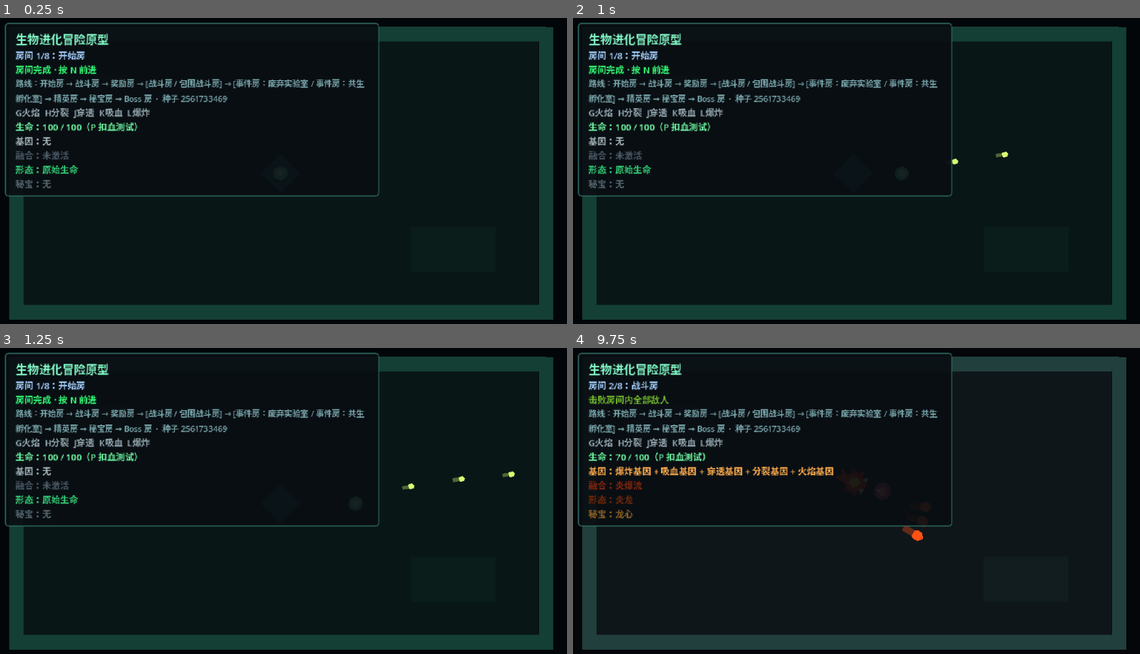
Above: before the commit, frames 1-4 (two rows, left to right).
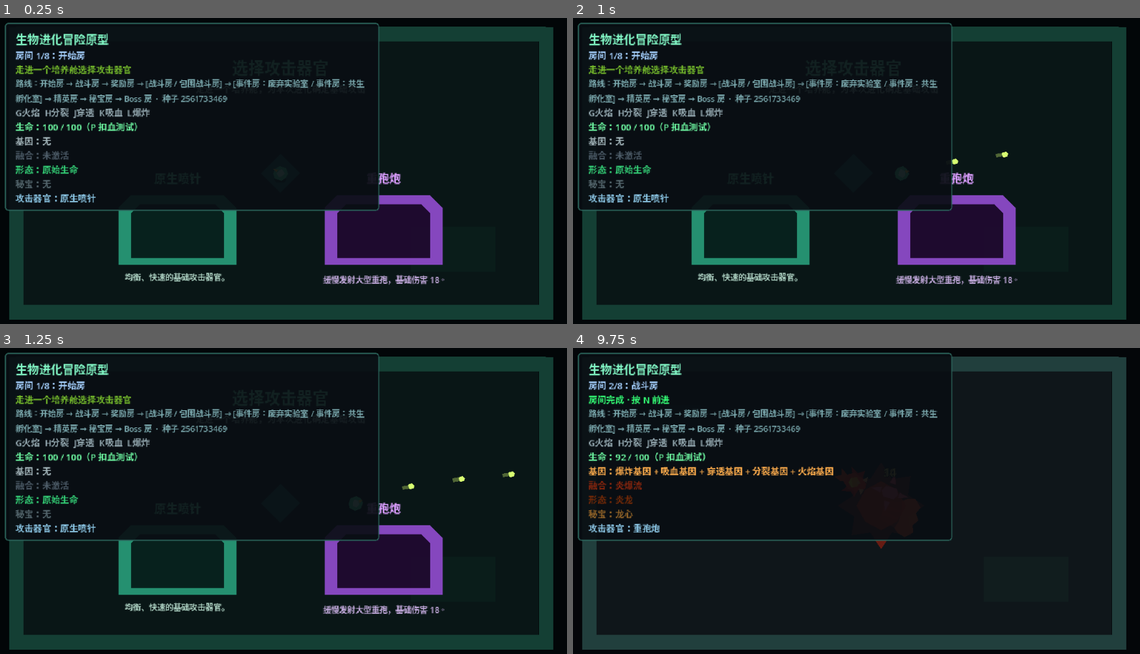
Above: after the commit, the same moments.

Repository: LIJUNCAN1/-Roguelike
Game: Godot game, scene res://scenes/main/main.tscn
Same seed, same stepped clock (60 frames per second), same inputs: the game is played once before the commit and once after it.
Inputs (mouse positions are in pixels of both pictures, inside the frame that each line leads up to):
- Up to frame 1 (0.25 s): no input
- Up to frame 2 (1 s): tap Enter at 0.5 s; move the mouse to (981, 155) at 0.52 s; press the mouse at (981, 155) at 0.53 s; hold D (move_right) from 0.53 s (still down)
- Up to frame 3 (1.25 s): keep holding D (move_right)
- Up to frame 4 (9.75 s): move the mouse to (737, 519) at 1.27 s; release D (move_right) at 1.28 s; release the mouse at (737, 519) at 1.28 s; hold S (move_down) 1.28-2.03 s; tap P (damage_test_player) at 1.35 s; move the mouse to (913, 433) at 2.02 s; hold D (move_right) 2.03-2.78 s; hold N (next_room) 2.03-2.78 s; move the mouse to (822, 568) at 2.77 s; hold W (move_up) 2.78-3.53 s; tap 1 (reward_choice_1) at 2.85 s; move the mouse to (1026, 549) at 3.52 s; hold 2 (reward_choice_2) 3.53-4.28 s; hold A (move_left) 3.53-5.03 s; tap R (restart_run) at 4.15, 8, 8.75 s; move the mouse to (680, 455) at 4.27 s; tap 3 (reward_choice_3) at 4.35 s; move the mouse to (884, 504) at 5.02 s; hold S (move_down) 5.03-5.78 s; hold B (toggle_dragon_heart) 5.03-5.78 s; move the mouse to (765, 421) at 5.77 s; hold D (move_right) 5.78-6.53 s; tap L (toggle_explosion_gene) at 5.85 s; move the mouse to (981, 485) at 6.52 s; hold W (move_up) 6.53-7.28 s; hold K (toggle_lifesteal_gene) 6.53-7.28 s; move the mouse to (737, 519) at 7.27 s; hold D (move_right) 7.28-8.03 s; tap J (toggle_piercing_gene) at 7.35 s; move the mouse to (913, 433) at 8.02 s; hold S (move_down) 8.03-8.78 s; hold H (toggle_split_gene) 8.03-8.78 s; move the mouse to (822, 568) at 8.77 s; hold A (move_left) 8.78-9.53 s; tap G (toggle_test_gene) at 8.85 s; move the mouse to (1026, 549) at 9.52 s; press the mouse at (1026, 549) at 9.53 s; hold W (move_up) from 9.53 s (still down)

The runs differ from the first frame. In frame 1, 5.2% of the frame differs, in the area x 0-79%, y 15-88%; in frame 2, 5.2%; in frame 3, 5.2%; in frame 4, 1.4%.

Commit message:
feat: add weapon organ selection

Diff:
--- /dev/null
+++ b/data/projectiles/heavy_spore_projectile.tres
@@ -0,0 +1,12 @@
+[gd_resource type="Resource" script_class="ProjectileData" load_steps=2 format=3]
+
+[ext_resource type="Script" path="res://scripts/combat/projectile_data.gd" id="1_data"]
+
+[resource]
+script = ExtResource("1_data")
+speed = 260.0
+lifetime = 1.8
+damage = 18.0
+max_hits = 1
+radius = 5.0
+color = Color(0.72, 0.38, 1, 1)
--- /dev/null
+++ b/data/weapons/heavy_spore_weapon.tres
@@ -0,0 +1,12 @@
+[gd_resource type="Resource" script_class="WeaponData" load_steps=4 format=3]
+
+[ext_resource type="Script" path="res://scripts/combat/weapon_data.gd" id="1_data"]
+[ext_resource type="PackedScene" path="res://scenes/combat/basic_projectile.tscn" id="2_scene"]
+[ext_resource type="Resource" path="res://data/projectiles/heavy_spore_projectile.tres" id="3_projectile"]
+
+[resource]
+script = ExtResource("1_data")
+projectile_scene = ExtResource("2_scene")
+projectile_data = ExtResource("3_projectile")
+fire_cooldown = 0.55
+muzzle_distance = 14.0
--- /dev/null
+++ b/data/weapons/organs/heavy_spore_organ.tres
@@ -0,0 +1,11 @@
+[gd_resource type="Resource" script_class="WeaponOrganData" load_steps=3 format=3]
+
+[ext_resource type="Script" path="res://scripts/weapons/weapon_organ_data.gd" id="1_organ"]
+[ext_resource type="Resource" path="res://data/weapons/heavy_spore_weapon.tres" id="2_weapon"]
+
+[resource]
+script = ExtResource("1_organ")
+id = &"heavy_spore_organ"
+display_name = "重孢炮"
+description = "缓慢发射大型重孢，基础伤害 18。"
+weapon_data = ExtResource("2_weapon")
--- /dev/null
+++ b/data/weapons/organs/needle_organ.tres
@@ -0,0 +1,11 @@
+[gd_resource type="Resource" script_class="WeaponOrganData" load_steps=3 format=3]
+
+[ext_resource type="Script" path="res://scripts/weapons/weapon_organ_data.gd" id="1_organ"]
+[ext_resource type="Resource" path="res://data/weapons/basic_weapon.tres" id="2_weapon"]
+
+[resource]
+script = ExtResource("1_organ")
+id = &"needle_organ"
+display_name = "原生喷针"
+description = "均衡、快速的基础攻击器官。"
+weapon_data = ExtResource("2_weapon")
--- a/scenes/main/main.tscn
+++ b/scenes/main/main.tscn
@@ -14,6 +14,7 @@
 [ext_resource type="Script" path="res://scripts/run/run_flow_controller.gd" id="12_run_flow"]
 [ext_resource type="Script" path="res://scripts/relics/relic_test_harness.gd" id="13_relic_test"]
 [ext_resource type="Resource" path="res://data/relics/dragon_heart.tres" id="14_dragon_heart"]
+[ext_resource type="Script" path="res://scripts/weapons/weapon_status_presenter.gd" id="15_weapon_status"]
 
 [sub_resource type="StyleBoxFlat" id="StyleBoxFlat_panel"]
 bg_color = Color(0.035, 0.055, 0.075, 0.92)
@@ -51,6 +52,11 @@
 relic_manager_path = NodePath("../World/Player/RelicManager")
 status_label_path = NodePath("../Interface/StagePanel/MarginContainer/Labels/RelicStatus")
 
+[node name="WeaponStatusPresenter" type="Node" parent="."]
+script = ExtResource("15_weapon_status")
+weapon_manager_path = NodePath("../World/Player/WeaponOrganManager")
+status_label_path = NodePath("../Interface/StagePanel/MarginContainer/Labels/WeaponStatus")
+
 [node name="World" type="Node2D" parent="."]
 
 [node name="RoomContainer" type="Node2D" parent="World"]
@@ -69,7 +75,7 @@
 offset_left = 12.0
 offset_top = 12.0
 offset_right = 430.0
-offset_bottom = 204.0
+offset_bottom = 220.0
 theme_override_styles/panel = SubResource("StyleBoxFlat_panel")
 
 [node name="MarginContainer" type="MarginContainer" parent="Interface/StagePanel"]
@@ -131,6 +137,11 @@
 theme_override_font_sizes/font_size = 10
 text = "秘宝：无"
 
+[node name="WeaponStatus" type="Label" parent="Interface/StagePanel/MarginContainer/Labels"]
+theme_override_colors/font_color = Color(0.55, 0.78, 0.9, 1)
+theme_override_font_sizes/font_size = 10
+text = "攻击器官：原生喷针"
+
 [node name="RoomManager" type="Node" parent="."]
 script = ExtResource("8_room_manager")
 random_route_data = ExtResource("9_route")
--- a/scenes/player/player.tscn
+++ b/scenes/player/player.tscn
@@ -17,6 +17,8 @@
 [ext_resource type="Resource" path="res://data/evolutions/fire_life.tres" id="15_fire_life"]
 [ext_resource type="Resource" path="res://data/evolutions/fire_dragon.tres" id="16_fire_dragon"]
 [ext_resource type="Script" path="res://scripts/relics/relic_manager.gd" id="17_relic_manager"]
+[ext_resource type="Script" path="res://scripts/weapons/weapon_organ_manager.gd" id="18_weapon_manager"]
+[ext_resource type="Resource" path="res://data/weapons/organs/needle_organ.tres" id="19_default_organ"]
 
 [sub_resource type="CircleShape2D" id="CircleShape2D_player"]
 radius = 7.0
@@ -61,6 +63,11 @@
 weapon_data = ExtResource("5_weapon_data")
 attack_modifier_path = NodePath("../AttackModifierStack")
 
+[node name="WeaponOrganManager" type="Node" parent="."]
+script = ExtResource("18_weapon_manager")
+default_organ = ExtResource("19_default_organ")
+weapon_component_path = NodePath("../WeaponComponent")
+
 [node name="Visuals" type="Node2D" parent="."]
 
 [node name="Shadow" type="Polygon2D" parent="Visuals"]
--- a/scenes/rooms/start_room.tscn
+++ b/scenes/rooms/start_room.tscn
@@ -1,11 +1,15 @@
-[gd_scene load_steps=3 format=3]
+[gd_scene load_steps=6 format=3]
 
 [ext_resource type="PackedScene" path="res://scenes/rooms/room_shell.tscn" id="1_shell"]
-[ext_resource type="Script" path="res://scripts/rooms/room_controller.gd" id="2_controller"]
+[ext_resource type="Script" path="res://scripts/weapons/weapon_selection_room.gd" id="2_room"]
+[ext_resource type="PackedScene" path="res://scenes/weapons/weapon_choice_selector.tscn" id="3_selector"]
+[ext_resource type="Resource" path="res://data/weapons/organs/needle_organ.tres" id="4_needle"]
+[ext_resource type="Resource" path="res://data/weapons/organs/heavy_spore_organ.tres" id="5_spore"]
 
 [node name="StartRoom" type="Node2D"]
-script = ExtResource("2_controller")
-completion_mode = 0
+script = ExtResource("2_room")
+completion_mode = 2
+weapon_choices = Array[ExtResource("4_needle")]([ExtResource("4_needle"), ExtResource("5_spore")])
 
 [node name="RoomShell" parent="." instance=ExtResource("1_shell")]
 modulate = Color(0.62, 1, 0.86, 1)
@@ -13,3 +17,35 @@
 [node name="SpawnPad" type="Polygon2D" parent="."]
 polygon = PackedVector2Array(320, 158, 342, 180, 320, 202, 298, 180)
 color = Color(0.22, 0.72, 0.56, 0.45)
+
+[node name="Title" type="Label" parent="."]
+offset_left = 190.0
+offset_top = 48.0
+offset_right = 450.0
+offset_bottom = 74.0
+theme_override_colors/font_color = Color(0.48, 1, 0.76, 1)
+theme_override_font_sizes/font_size = 18
+text = "选择攻击器官"
+horizontal_alignment = 1
+
+[node name="Hint" type="Label" parent="."]
+offset_left = 190.0
+offset_top = 78.0
+offset_right = 450.0
+offset_bottom = 100.0
+theme_override_colors/font_color = Color(0.66, 0.8, 0.75, 1)
+theme_override_font_sizes/font_size = 10
+text = "走进一个培养舱，为本次进化确定基础攻击"
+horizontal_alignment = 1
+
+[node name="Result" type="Label" parent="."]
+offset_left = 190.0
+offset_top = 142.0
+offset_right = 450.0
+offset_bottom = 166.0
+theme_override_colors/font_color = Color(1, 0.8, 0.36, 1)
+theme_override_font_sizes/font_size = 11
+text = "已装载攻击器官"
+horizontal_alignment = 1
+
+[node name="WeaponChoiceSelector" parent="." instance=ExtResource("3_selector")]
--- /dev/null
+++ b/scenes/weapons/weapon_choice_selector.tscn
@@ -0,0 +1,83 @@
+[gd_scene load_steps=3 format=3]
+
+[ext_resource type="Script" path="res://scripts/weapons/weapon_choice_selector.gd" id="1_script"]
+
+[sub_resource type="RectangleShape2D" id="RectangleShape2D_chamber"]
+size = Vector2(150, 82)
+
+[node name="WeaponChoiceSelector" type="Node2D"]
+script = ExtResource("1_script")
+
+[node name="LeftChamber" type="Area2D" parent="."]
+position = Vector2(205, 245)
+collision_layer = 0
+collision_mask = 1
+
+[node name="Frame" type="Polygon2D" parent="LeftChamber"]
+polygon = PackedVector2Array(-66, 38, -66, -26, -52, -40, 52, -40, 66, -26, 66, 38)
+color = Color(0.16, 0.62, 0.48, 0.9)
+
+[node name="Core" type="Polygon2D" parent="LeftChamber"]
+polygon = PackedVector2Array(-52, 30, -52, -20, -42, -30, 42, -30, 52, -20, 52, 30)
+color = Color(0.025, 0.11, 0.1, 0.96)
+
+[node name="Name" type="Label" parent="LeftChamber"]
+offset_left = -75.0
+offset_top = -70.0
+offset_right = 75.0
+offset_bottom = -48.0
+theme_override_colors/font_color = Color(0.48, 1, 0.76, 1)
+theme_override_font_sizes/font_size = 13
+text = "原生喷针"
+horizontal_alignment = 1
+
+[node name="Description" type="Label" parent="LeftChamber"]
+offset_left = -75.0
+offset_top = 44.0
+offset_right = 75.0
+offset_bottom = 80.0
+theme_override_colors/font_color = Color(0.68, 0.82, 0.76, 1)
+theme_override_font_sizes/font_size = 9
+text = "武器说明"
+horizontal_alignment = 1
+autowrap_mode = 2
+
+[node name="CollisionShape2D" type="CollisionShape2D" parent="LeftChamber"]
+shape = SubResource("RectangleShape2D_chamber")
+
+[node name="RightChamber" type="Area2D" parent="."]
+position = Vector2(435, 245)
+collision_layer = 0
+collision_mask = 1
+
+[node name="Frame" type="Polygon2D" parent="RightChamber"]
+polygon = PackedVector2Array(-66, 38, -66, -26, -52, -40, 52, -40, 66, -26, 66, 38)
+color = Color(0.58, 0.3, 0.82, 0.9)
+
+[node name="Core" type="Polygon2D" parent="RightChamber"]
+polygon = PackedVector2Array(-52, 30, -52, -20, -42, -30, 42, -30, 52, -20, 52, 30)
+color = Color(0.1, 0.035, 0.16, 0.96)
+
+[node name="Name" type="Label" parent="RightChamber"]
+offset_left = -75.0
+offset_top = -70.0
+offset_right = 75.0
+offset_bottom = -48.0
+theme_override_colors/font_color = Color(0.86, 0.62, 1, 1)
+theme_override_font_sizes/font_size = 13
+text = "重孢炮"
+horizontal_alignment = 1
+
+[node name="Description" type="Label" parent="RightChamber"]
+offset_left = -75.0
+offset_top = 44.0
+offset_right = 75.0
+offset_bottom = 80.0
+theme_override_colors/font_color = Color(0.78, 0.68, 0.88, 1)
+theme_override_font_sizes/font_size = 9
+text = "武器说明"
+horizontal_alignment = 1
+autowrap_mode = 2
+
+[node name="CollisionShape2D" type="CollisionShape2D" parent="RightChamber"]
+shape = SubResource("RectangleShape2D_chamber")
--- a/scripts/combat/weapon_component.gd
+++ b/scripts/combat/weapon_component.gd
@@ -9,6 +9,18 @@
 )
 
 var cooldown_remaining: float = 0.0
+
+
+func set_weapon_data(new_weapon_data: WeaponData) -> bool:
+	if (
+		new_weapon_data == null
+		or new_weapon_data.projectile_scene == null
+		or new_weapon_data.projectile_data == null
+	):
+		return false
+	weapon_data = new_weapon_data
+	cooldown_remaining = 0.0
+	return true
 
 
 func _physics_process(delta: float) -> void:
--- a/scripts/run/run_flow_controller.gd
+++ b/scripts/run/run_flow_controller.gd
@@ -21,6 +21,9 @@
 @onready var relic_manager: RelicManager = player.get_node(
 	"RelicManager"
 ) as RelicManager
+@onready var weapon_manager: WeaponOrganManager = player.get_node(
+	"WeaponOrganManager"
+) as WeaponOrganManager
 @onready var result_panel: RunResultPanel = get_node(
 	result_panel_path
 ) as RunResultPanel
@@ -48,6 +51,7 @@
 	get_tree().paused = false
 	gene_manager.clear_genes()
 	relic_manager.clear_relics()
+	weapon_manager.reset_to_default()
 	player.set_physics_process(true)
 	player.visible = true
 
--- /dev/null
+++ b/scripts/weapons/weapon_choice_selector.gd
@@ -0,0 +1,88 @@
+class_name WeaponChoiceSelector
+extends Node2D
+
+signal organ_entered(choice_index: int)
+
+@onready var chambers: Array[Area2D] = [
+	$LeftChamber,
+	$RightChamber,
+]
+@onready var name_labels: Array[Label] = [
+	$LeftChamber/Name,
+	$RightChamber/Name,
+]
+@onready var description_labels: Array[Label] = [
+	$LeftChamber/Description,
+	$RightChamber/Description,
+]
+
+var choices: Array[WeaponOrganData] = []
+var player: Node2D
+var is_active: bool = false
+var _arming_frames: int = 0
+
+
+func _ready() -> void:
+	for index in chambers.size():
+		chambers[index].body_entered.connect(
+			_on_chamber_body_entered.bind(index)
+		)
+	set_physics_process(false)
+
+
+func configure(
+	organ_choices: Array[WeaponOrganData],
+	player_node: Node2D
+) -> void:
+	choices.assign(organ_choices)
+	player = player_node
+	is_active = false
+	_arming_frames = 2
+	for index in chambers.size():
+		var chamber := chambers[index]
+		chamber.monitoring = false
+		if index >= choices.size():
+			chamber.visible = false
+			continue
+		chamber.visible = true
+		name_labels[index].text = choices[index].display_name
+		description_labels[index].text = choices[index].description
+	set_physics_process(true)
+
+
+func _physics_process(_delta: float) -> void:
+	_arming_frames -= 1
+	if _arming_frames > 0:
+		return
+	is_active = true
+	for index in chambers.size():
+		if index < choices.size():
+			chambers[index].set_deferred("monitoring", true)
+	set_physics_process(false)
+
+
+func get_choice_global_position(choice_index: int) -> Vector2:
+	if choice_index < 0 or choice_index >= chambers.size():
+		return global_position
+	return chambers[choice_index].global_position
+
+
+func _on_chamber_body_entered(
+	body: Node2D,
+	choice_index: int
+) -> void:
+	if (
+		not is_active
+		or body != player
+		or choice_index < 0
+		or choice_index >= choices.size()
+	):
+		return
+	is_active = false
+	for chamber in chambers:
+		chamber.set_deferred("monitoring", false)
+	call_deferred("_emit_organ", choice_index)
+
+
+func _emit_organ(choice_index: int) -> void:
+	organ_entered.emit(choice_index)
--- /dev/null
+++ b/scripts/weapons/weapon_organ_data.gd
@@ -0,0 +1,7 @@
+class_name WeaponOrganData
+extends Resource
+
+@export var id: StringName
+@export var display_name: String
+@export_multiline var description: String
+@export var weapon_data: WeaponData
--- /dev/null
+++ b/scripts/weapons/weapon_organ_manager.gd
@@ -0,0 +1,41 @@
+class_name WeaponOrganManager
+extends Node
+
+signal weapon_organ_changed(organ: WeaponOrganData)
+
+@export var default_organ: WeaponOrganData
+@export_node_path("Node") var weapon_component_path: NodePath
+
+@onready var weapon_component: WeaponComponent = get_node(
+	weapon_component_path
+) as WeaponComponent
+
+var current_organ: WeaponOrganData
+
+
+func _ready() -> void:
+	reset_to_default()
+
+
+func equip_organ(organ: WeaponOrganData) -> bool:
+	if (
+		organ == null
+		or organ.id.is_empty()
+		or not weapon_component.set_weapon_data(organ.weapon_data)
+	):
+		return false
+	current_organ = organ
+	weapon_organ_changed.emit(organ)
+	return true
+
+
+func reset_to_default() -> bool:
+	return equip_organ(default_organ)
+
+
+func get_current_organ() -> WeaponOrganData:
+	return current_organ
+
+
+func is_organ(organ_id: StringName) -> bool:
+	return current_organ != null and current_organ.id == organ_id
--- /dev/null
+++ b/scripts/weapons/weapon_selection_room.gd
@@ -0,0 +1,49 @@
+class_name WeaponSelectionRoom
+extends RoomController
+
+signal weapon_selected(organ: WeaponOrganData)
+
+@export var weapon_choices: Array[WeaponOrganData] = []
+
+@onready var choice_selector: WeaponChoiceSelector = $WeaponChoiceSelector
+@onready var result_label: Label = $Result
+
+var weapon_manager: WeaponOrganManager
+var selected_organ: WeaponOrganData
+
+
+func _ready() -> void:
+	completion_mode = CompletionMode.EXTERNAL
+	result_label.visible = false
+	choice_selector.organ_entered.connect(_on_organ_entered)
+
+
+func configure_run(player: Node2D, _run_seed: int) -> void:
+	weapon_manager = player.get_node_or_null(
+		"WeaponOrganManager"
+	) as WeaponOrganManager
+	if weapon_manager == null or weapon_choices.is_empty():
+		push_error("WeaponSelectionRoom requires weapon choices.")
+		return
+	choice_selector.configure(weapon_choices, player)
+
+
+func get_incomplete_hint() -> String:
+	return "走进一个培养舱选择攻击器官"
+
+
+func _on_organ_entered(choice_index: int) -> void:
+	if (
+		is_completed
+		or choice_index < 0
+		or choice_index >= weapon_choices.size()
+	):
+		return
+	var organ := weapon_choices[choice_index]
+	if not weapon_manager.equip_organ(organ):
+		return
+	selected_organ = organ
+	result_label.text = "已装载：%s · 按 N 出发" % organ.display_name
+	result_label.visible = true
+	weapon_selected.emit(organ)
+	_mark_completed()
--- /dev/null
+++ b/scripts/weapons/weapon_status_presenter.gd
@@ -0,0 +1,23 @@
+extends Node
+
+@export_node_path("Node") var weapon_manager_path: NodePath
+@export_node_path("Label") var status_label_path: NodePath
+
+@onready var weapon_manager: WeaponOrganManager = get_node(
+	weapon_manager_path
+) as WeaponOrganManager
+@onready var status_label: Label = get_node(
+	status_label_path
+) as Label
+
+
+func _ready() -> void:
+	weapon_manager.weapon_organ_changed.connect(_update_status)
+	_update_status(weapon_manager.get_current_organ())
+
+
+func _update_status(organ: WeaponOrganData) -> void:
+	if organ == null:
+		status_label.text = "攻击器官：未选择"
+		return
+	status_label.text = "攻击器官：%s" % organ.display_name
--- a/tests/room_flow_smoke_test.gd
+++ b/tests/room_flow_smoke_test.gd
@@ -24,6 +24,28 @@
 	) as EvolutionSystem
 
 	if not _current_room_is(room_manager, &"start"):
+		quit(1)
+		return
+
+	var weapon_room := room_manager.current_room as WeaponSelectionRoom
+	if weapon_room == null or weapon_room.is_completed:
+		push_error("Start room did not wait for a weapon organ.")
+		quit(1)
+		return
+	player.global_position = (
+		weapon_room.choice_selector.get_choice_global_position(0)
+	)
+	await physics_frame
+	await physics_frame
+	await physics_frame
+	await physics_frame
+	await process_frame
+	if (
+		not weapon_room.is_completed
+		or weapon_room.selected_organ == null
+		or weapon_room.selected_organ.id != &"needle_organ"
+	):
+		push_error("Physical weapon chamber did not select an organ.")
 		quit(1)
 		return
 
--- a/tests/run_loop_smoke_test.gd
+++ b/tests/run_loop_smoke_test.gd
@@ -23,12 +23,20 @@
 	var health := player.get_node("HealthComponent") as HealthComponent
 	var gene_manager := player.get_node("GeneManager") as GeneManager
 	var relic_manager := player.get_node("RelicManager") as RelicManager
+	var weapon_manager := player.get_node(
+		"WeaponOrganManager"
+	) as WeaponOrganManager
 
 	gene_manager.add_gene(
 		load("res://data/genes/fire_gene.tres") as GeneData
 	)
 	relic_manager.add_relic(
 		load("res://data/relics/dragon_heart.tres") as RelicData
+	)
+	weapon_manager.equip_organ(
+		load(
+			"res://data/weapons/organs/heavy_spore_organ.tres"
+		) as WeaponOrganData
 	)
 	health.take_damage(health.current_health)
 	if (
@@ -57,6 +65,7 @@
 		or not is_equal_approx(health.current_health, health.max_health)
 		or not gene_manager.get_active_genes().is_empty()
 		or not relic_manager.get_active_relics().is_empty()
+		or not weapon_manager.is_organ(&"needle_organ")
 		or room_manager.current_room_index != 0
 		or room_manager.current_route_seed != 123456
 	):
--- /dev/null
+++ b/tests/weapon_organ_smoke_test.gd
@@ -0,0 +1,81 @@
+extends SceneTree
+
+
+func _init() -> void:
+	call_deferred("_run")
+
+
+func _run() -> void:
+	var main_scene := load("res://scenes/main/main.tscn") as PackedScene
+	var main := main_scene.instantiate()
+	root.add_child(main)
+	await physics_frame
+	await process_frame
+
+	var room_manager := main.get_node("RoomManager") as RoomManager
+	var player := main.get_node("World/Player") as CharacterBody2D
+	var weapon_manager := player.get_node(
+		"WeaponOrganManager"
+	) as WeaponOrganManager
+	var weapon_component := player.get_node(
+		"WeaponComponent"
+	) as WeaponComponent
+	var status_label := main.get_node(
+		"Interface/StagePanel/MarginContainer/Labels/WeaponStatus"
+	) as Label
+	var start_room := room_manager.current_room as WeaponSelectionRoom
+
+	player.global_position = (
+		start_room.choice_selector.get_choice_global_position(1)
+	)
+	await physics_frame
+	await physics_frame
+	await physics_frame
+	await physics_frame
+	await process_frame
+
+	if (
+		not start_room.is_completed
+		or not weapon_manager.is_organ(&"heavy_spore_organ")
+		or not is_equal_approx(
+			weapon_component.weapon_data.projectile_data.damage,
+			18.0
+		)
+		or not is_equal_approx(
+			weapon_component.weapon_data.fire_cooldown,
+			0.55
+		)
+		or not status_label.text.contains("重孢炮")
+	):
+		push_error("Heavy spore organ was not equipped from the chamber.")
+		quit(1)
+		return
+
+	player.aim_at(player.global_position + Vector2.RIGHT * 100.0)
+	var projectile := player.fire() as Projectile
+	if (
+		projectile == null
+		or not is_equal_approx(
+			projectile.projectile_data.damage,
+			18.0
+		)
+		or not is_equal_approx(
+			projectile.projectile_data.radius,
+			5.0
+		)
+	):
+		push_error("Heavy spore organ did not fire its WeaponData.")
+		quit(1)
+		return
+
+	if not weapon_manager.reset_to_default():
+		push_error("Weapon organ could not reset to default.")
+		quit(1)
+		return
+	if not weapon_manager.is_organ(&"needle_organ"):
+		push_error("Default weapon organ was not restored.")
+		quit(1)
+		return
+
+	print("Weapon organ smoke test passed.")
+	quit()
Not shown: 1 places in scenes/main/main.tscn that only renumber resources
Not shown: 1 places in scenes/player/player.tscn that only renumber resources
Not shown, added: scripts/weapons/weapon_choice_selector.gd.uid
Not shown, added: scripts/weapons/weapon_organ_data.gd.uid
Not shown, added: scripts/weapons/weapon_organ_manager.gd.uid
Not shown, added: scripts/weapons/weapon_selection_room.gd.uid
Not shown, added: scripts/weapons/weapon_status_presenter.gd.uid
Not shown, added: tests/weapon_organ_smoke_test.gd.uid
